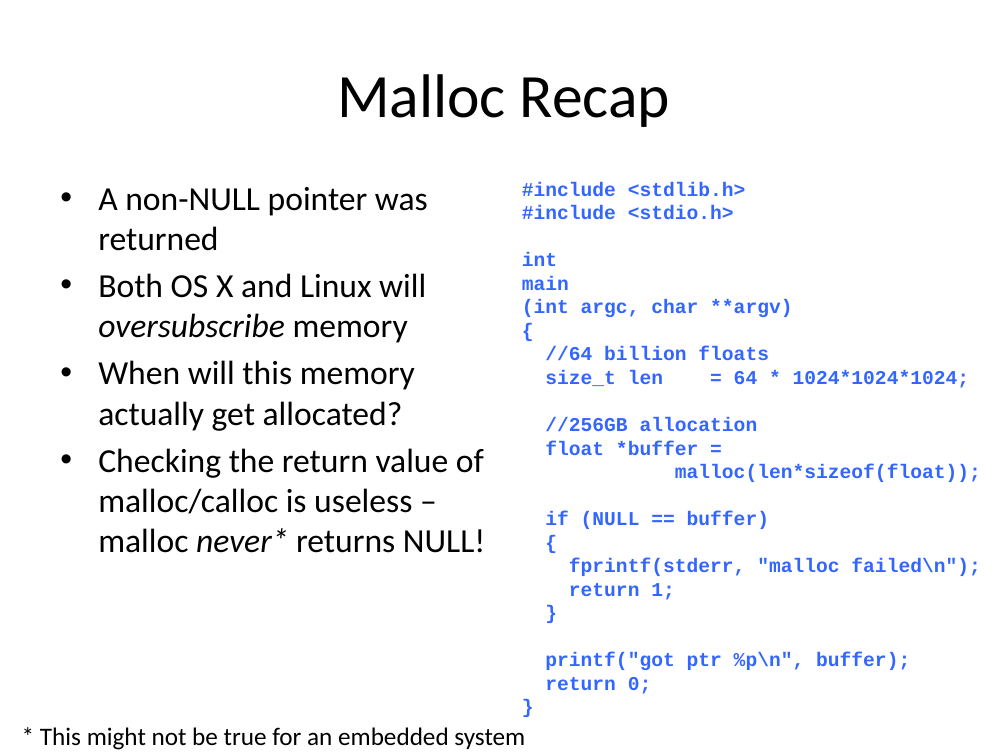
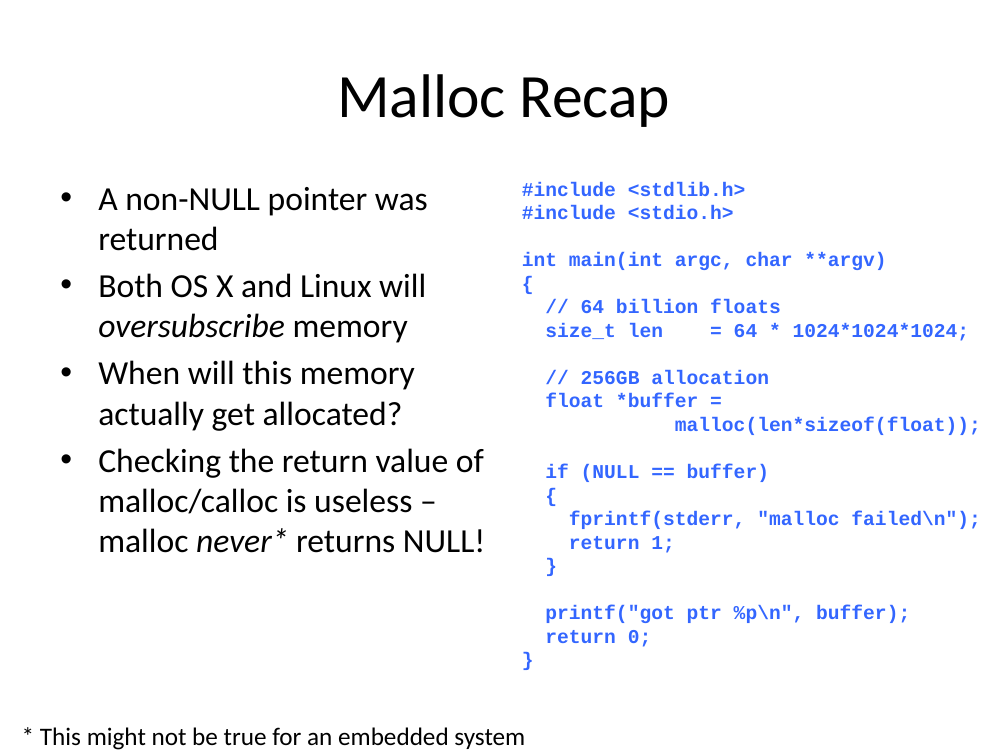
Before and after one commit to UoB-HPC/opencl-training-code, a slide deck: slide 16 of slides/advanced_part1.pptx (slide 10 before the commit). Drawn at 1008x756 pixels with LibreOffice and Linux fonts; fonts in the diff are those of the drawing. Boxes give left, top, right and bottom in pixels: in the first picture for what was removed or moved away, otherwise in the second. Text is boxed around its words. In the diff, an @@ line names an element or a change of style, - is before the commit and + after.

```diff
--- a/slides/advanced_part1.pptx
+++ b/slides/advanced_part1.pptx
@@ text at (522,252,886,270): text changed @@
-int
-main
-(int argc, char **argv)
+int main(int argc, char **argv)
@@ text at (581,299,781,313): spaces changed @@
-//64 billion floats
+// 64 billion floats
@@ text at (581,370,769,384): spaces changed @@
-//256GB allocation
+// 256GB allocation
```
Also in this commit, not shown: 13 other slides changed.
